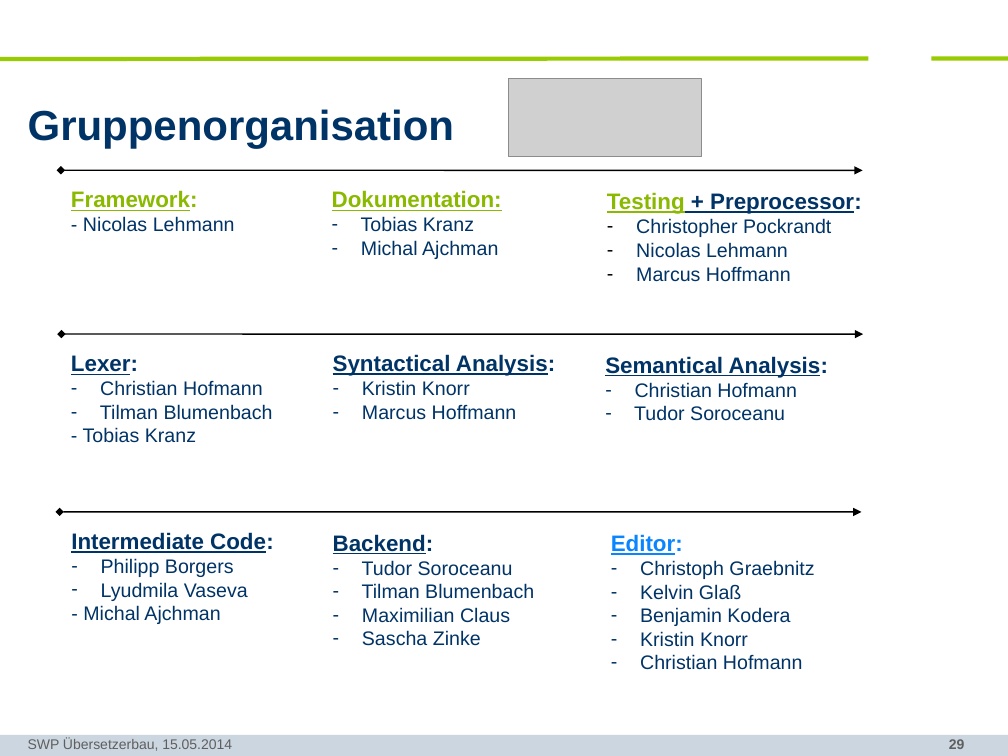
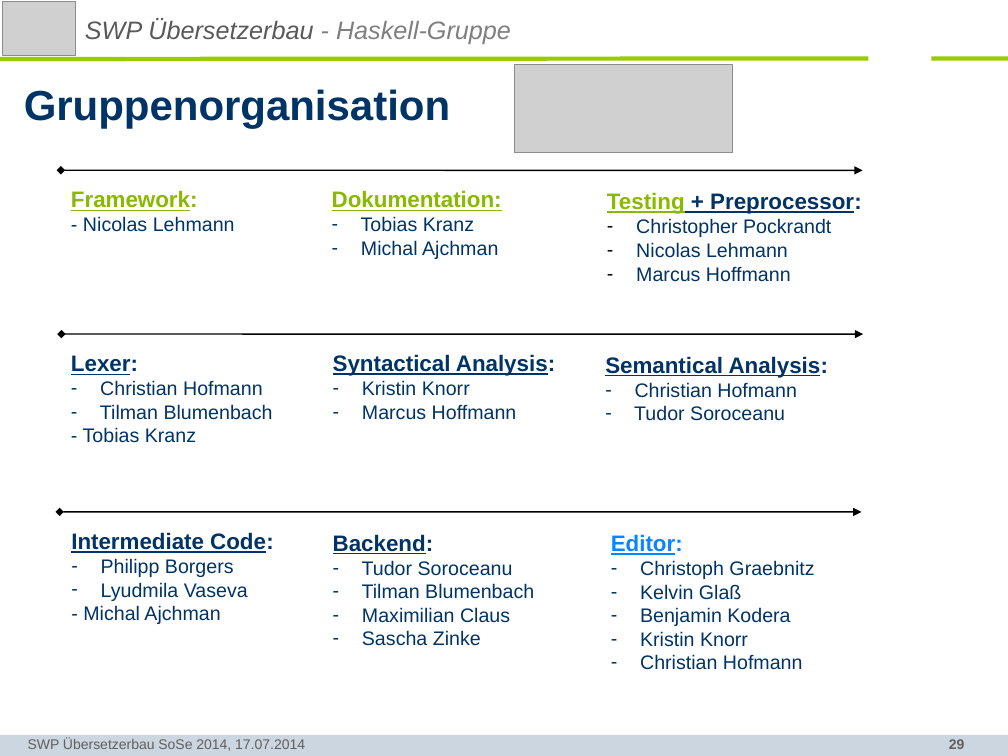
Before and after one commit to SWP-Ubau-SoSe2014-Haskell/SWPSoSe14, a slide deck: slide 29 of documentation/SWPSoSe14MS3.ppt. Drawn at 1008x756 pixels with LibreOffice and Linux fonts; fonts in the diff are those of the drawing; grey boxes stand for pictures; background and template pictures are left out. Boxes give left, top, right and bottom in pixels: in the first picture for what was removed or moved away, otherwise in the second. Text is boxed around its words. In the diff, an @@ line names an element or a change of style, - is before the commit and + after.

```diff
--- a/documentation/SWPSoSe14MS3.ppt
+++ b/documentation/SWPSoSe14MS3.ppt
@@ picture added at (3,2,76,55) @@
@@ text added at (85,19,511,44), 18 pt, text #595959, italic @@
+SWP Übersetzerbau - Haskell-Gruppe
@@ title "Gruppenorganisation": place and size @@
-title "Gruppenorganisation" at (28,109,454,149)
+title "Gruppenorganisation" at (24,89,450,129)
@@ picture: place and size @@
-picture at (508,79,702,156)
+picture at (515,65,733,152)
@@ text at (28,738,305,751): text changed @@
-SWP Übersetzerbau, 15.05.2014
+SWP Übersetzerbau SoSe 2014, 17.07.2014
```
Also in this commit, not shown: 6 other slides changed, 6 slides added, 4 slides removed.
